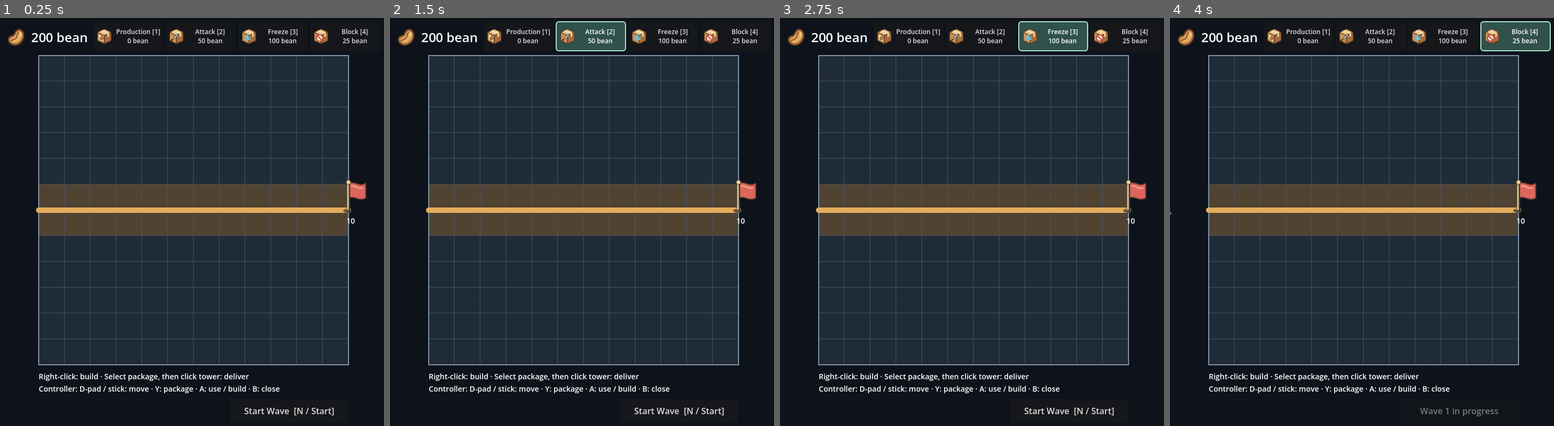
Above: before the commit, frames 1-4 (left to right).
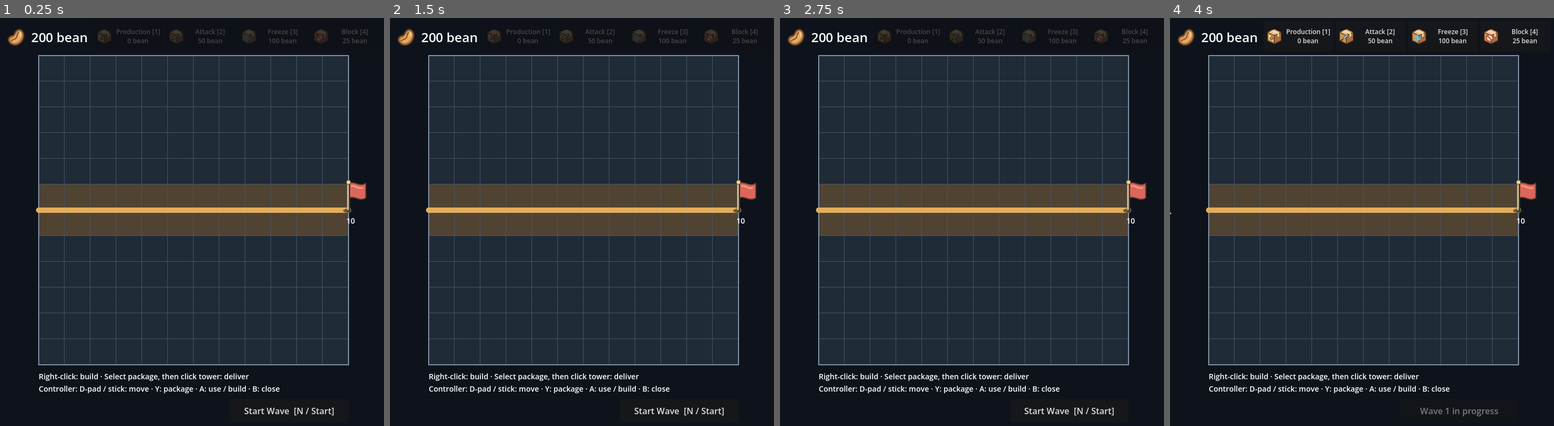
Above: after the commit, the same moments.

Repository: Charka123/GodotGame
Game: Godot game, scene res://scenes/main.tscn
Same seed, same stepped clock (60 frames per second), same inputs: the game is played once before the commit and once after it.
Inputs (mouse positions are in pixels of both pictures, inside the frame that each line leads up to):
- Up to frame 1 (0.25 s): no input
- Up to frame 2 (1.5 s): click (516, 34) at 0.5 s, where only the run before the commit has a clickable "Production [1] 0 bean"; click (589, 34) at 1.25 s, where only the run before the commit has a clickable "Attack [2] 50 bean"
- Up to frame 3 (2.75 s): click (1052, 34) at 2 s, where only the run before the commit has a clickable "Freeze [3] 100 bean"
- Up to frame 4 (4 s): click (1515, 34) at 2.75 s, where only the run before the commit has a clickable "Block [4] 25 bean"; click "Start Wave [N / Start]" at 3.5 s

The runs differ from the first frame. In frame 1, 0.8% of the frame differs, in the area x 25-96%, y 2-7%; in frame 2, 2.0%, in the area x 25-96%, y 0-9%; in frame 3, 2.0%; in frame 4, 1.3%.

Commit message:
Implemented freeze package and attack package cooldown

Diff:
--- a/scenes/package_selector.tscn
+++ b/scenes/package_selector.tscn
@@ -59,7 +59,7 @@
 custom_minimum_size = Vector2(130, 56)
 layout_mode = 2
 size_flags_horizontal = 3
-tooltip_text = "Freeze: 100 bean. Select with 3; controller Y / Triangle cycles packages. Effect not implemented yet."
+tooltip_text = "Freeze: 100 bean. Passes right, then freezes all active mobs for 8 seconds. Cooldown: 20 seconds."
 theme_override_font_sizes/font_size = 12
 theme_override_constants/icon_max_width = 32
 theme_override_styles/pressed = SubResource("Style_selected")
--- a/scripts/package_delivery.gd
+++ b/scripts/package_delivery.gd
@@ -4,15 +4,16 @@
 signal package_resolved(package: StringName, cell: Vector2i)
 
 const PACKAGES := {
+	&"freeze": {"cost": 100, "icon": preload("res://assets/freeze_package.svg")},
 	&"attack": {"cost": 50, "icon": preload("res://assets/attack_package.svg")},
 	&"production": {"cost": 0, "icon": preload("res://assets/production_package.svg")},
 	&"block": {"cost": 25, "icon": preload("res://assets/block_package.svg")},
 }
 const PASS_SECONDS := 0.25
-const COOLDOWN_SECONDS := 15.0
+const COOLDOWN_SECONDS := {&"production": 15.0, &"block": 15.0, &"attack": 5.0, &"freeze": 20.0}
 
 var delivering := false
-var cooldowns: Dictionary = {&"production": 0.0, &"block": 0.0}
+var cooldowns: Dictionary = {&"production": 0.0, &"block": 0.0, &"attack": 0.0, &"freeze": 0.0}
 
 @onready var board = $"../GridBoard/TowerPlacement"
 @onready var selector = $"../HUD/PackageSelector"
@@ -34,6 +35,8 @@
 
 
 func deliver_package(package: StringName, cell: Vector2i) -> void:
+	if not $"../WaveController".active or $"../GridBoard/GoalFlag".is_defeated:
+		return
 	if delivering or not PACKAGES.has(package) or not board.occupied_cells.has(cell):
 		return
 	if cooldowns.get(package, 0.0) > 0.0:
@@ -43,8 +46,8 @@
 	delivering = true
 	selector.clear_selection()
 	if cooldowns.has(package):
-		cooldowns[package] = COOLDOWN_SECONDS
-		selector.update_cooldown(package, COOLDOWN_SECONDS)
+		cooldowns[package] = COOLDOWN_SECONDS[package]
+		selector.update_cooldown(package, cooldowns[package])
 	if package == &"block":
 		board.occupied_cells[cell].apply_block()
 		delivering = false
@@ -69,6 +72,8 @@
 		cell = next_cell
 	var tower = board.occupied_cells[cell]
 	match package:
+		&"freeze":
+			$"../WaveController".apply_freeze()
 		&"attack":
 			$"../WaveController".apply_attack(cell.x)
 		&"production":
--- a/scripts/package_selector.gd
+++ b/scripts/package_selector.gd
@@ -6,6 +6,7 @@
 var selected_package: StringName = &""
 var original_labels: Dictionary = {}
 var cooldown_remaining: Dictionary = {}
+var wave_active := false
 
 
 func clear_selection() -> void:
@@ -21,6 +22,14 @@
 		original_labels[button] = button.text
 		button.toggled.connect(_on_package_toggled.bind(button))
 	Economy.beans_changed.connect(_on_beans_changed)
+	var wave = get_node("../../WaveController")
+	wave.active_changed.connect(_on_wave_active_changed)
+	wave_active = wave.active
+	_refresh_buttons()
+
+
+func _on_wave_active_changed(in_progress: bool) -> void:
+	wave_active = in_progress
 	_refresh_buttons()
 
 
@@ -37,7 +46,7 @@
 	for button in package_buttons:
 		var package := StringName(button.name.to_lower())
 		var remaining: float = cooldown_remaining.get(package, 0.0)
-		button.disabled = remaining > 0.0 or Economy.beans < PACKAGE_COSTS[package]
+		button.disabled = not wave_active or remaining > 0.0 or Economy.beans < PACKAGE_COSTS[package]
 		button.modulate = Color(0.55, 0.55, 0.55) if button.disabled else Color.WHITE
 		button.text = "%s\n%ds" % [button.name, ceili(remaining)] if remaining > 0.0 else original_labels[button]
 		if button.disabled and button.button_pressed:
--- a/scripts/rat.gd
+++ b/scripts/rat.gd
@@ -6,14 +6,28 @@
 const SPEED := 48.0 / 3.0
 var health := MAX_HEALTH
 var finished := false
+var freeze_remaining := 0.0
 
 
 func advance(delta: float) -> void:
 	if finished:
 		return
+	if freeze_remaining > 0.0:
+		var frozen_time := minf(delta, freeze_remaining)
+		freeze_remaining = maxf(0.0, freeze_remaining - frozen_time)
+		delta -= frozen_time
+		if freeze_remaining == 0.0:
+			modulate = Color.WHITE
 	position.x += SPEED * delta
 	if position.x >= 576.0:
 		_finish(true)
+
+
+func freeze(duration: float) -> void:
+	if finished:
+		return
+	freeze_remaining = maxf(freeze_remaining, duration)
+	modulate = Color(0.45, 0.8, 1.0)
 
 
 func take_damage(amount: int) -> void:
--- a/scripts/wave_controller.gd
+++ b/scripts/wave_controller.gd
@@ -1,5 +1,7 @@
 extends Node
 ## Only wave one is defined. Future waves can reuse the button and rat scene.
+
+signal active_changed(in_progress: bool)
 
 const RAT = preload("res://scenes/rat.tscn")
 const MOB_COUNT := 5
@@ -25,6 +27,7 @@
 	if active or completed or flag.is_defeated:
 		return
 	active = true
+	active_changed.emit(true)
 	remaining = MOB_COUNT
 	button.disabled = true
 	button.text = "Wave 1 in progress"
@@ -58,6 +61,7 @@
 		flag.register_mob_passed()
 	if remaining == 0:
 		active = false
+		active_changed.emit(false)
 		completed = true
 		button.text = "Wave 1 complete"
 		button.tooltip_text = "No further waves defined yet."
@@ -71,3 +75,8 @@
 		var distance := absi(mob_column - column)
 		if distance <= 1:
 			mob.take_damage(20 if distance == 0 else 10)
+
+
+func apply_freeze() -> void:
+	for mob in mobs.get_children():
+		mob.freeze(8.0)
--- /dev/null
+++ b/tests/freeze_test.gd
@@ -0,0 +1,53 @@
+extends SceneTree
+
+
+func _initialize() -> void:
+	call_deferred("_run")
+
+
+func _run() -> void:
+	var main = load("res://scenes/main.tscn").instantiate()
+	root.add_child(main)
+	await process_frame
+	var wave = main.get_node("WaveController")
+	var delivery = main.get_node("PackageDelivery")
+	var board = main.get_node("GridBoard/TowerPlacement")
+	var mobs = main.get_node("GridBoard/Mobs")
+	var selector = main.get_node("HUD/PackageSelector")
+	var economy = root.get_node("Economy")
+	wave.set_process(false)
+	delivery.set_process(false)
+	for column in [0, 1]:
+		board.menu_cell = Vector2i(column, 0)
+		board._place_tower()
+	wave.start_wave()
+	wave._process(6.0)
+	delivery.deliver_package(&"freeze", Vector2i.ZERO)
+	assert(economy.beans == 0 and delivery.cooldowns[&"freeze"] == 20.0)
+	await create_timer(0.3).timeout
+	for mob in mobs.get_children():
+		assert(mob.freeze_remaining == 0.0, "No effect while passing")
+	await delivery.package_resolved
+	for mob in mobs.get_children():
+		assert(mob.freeze_remaining == 8.0)
+		var start: float = mob.position.x
+		mob.advance(7.5)
+		assert(mob.position.x == start)
+		mob.take_damage(10)
+		assert(mob.health == 15 and mob.freeze_remaining == 0.5)
+		mob.advance(1.0)
+		assert(is_equal_approx(mob.position.x, start + 8.0))
+		assert(mob.freeze_remaining == 0.0 and mob.modulate == Color.WHITE)
+	economy.add_beans(100)
+	delivery.deliver_package(&"freeze", Vector2i.ZERO)
+	assert(not delivery.delivering and economy.beans == 100)
+	delivery._process(19.0)
+	assert(selector.get_node("Freeze").disabled)
+	delivery._process(1.0)
+	assert(not selector.get_node("Freeze").disabled)
+	await delivery.deliver_package(&"freeze", Vector2i.ZERO)
+	assert(economy.beans == 0)
+	for mob in mobs.get_children():
+		assert(mob.freeze_remaining == 8.0)
+	print("PASS: Freeze cost, passing, all mobs frozen 8 seconds, damage while frozen, thaw movement, 20-second cooldown and reuse")
+	quit()
--- a/tests/package_delivery_test.gd
+++ b/tests/package_delivery_test.gd
@@ -22,6 +22,7 @@
 		board.menu_cell = Vector2i(column, 0)
 		board._place_tower()
 	assert(economy.beans == 0)
+	main.get_node("WaveController").start_wave()
 	selector.get_node("Production").button_pressed = true
 	board.selected_cell = Vector2i.ZERO
 	var accept := InputEventJoypadButton.new()
@@ -75,7 +76,7 @@
 	assert(endpoints.back() == Vector2i(4, 0), "A lone endpoint resolves locally")
 	var balance: int = economy.beans
 	delivery.deliver_package(&"production", Vector2i(5, 0))
-	delivery.deliver_package(&"freeze", Vector2i.ZERO)
+	delivery.deliver_package(&"unknown", Vector2i.ZERO)
 	assert(not delivery.delivering)
 	assert(economy.beans == balance)
 	economy.beans = 24
--- a/tests/wave_attack_test.gd
+++ b/tests/wave_attack_test.gd
@@ -13,10 +13,26 @@
 	var mobs = main.get_node("GridBoard/Mobs")
 	var board = main.get_node("GridBoard/TowerPlacement")
 	var delivery = main.get_node("PackageDelivery")
+	delivery.set_process(false)
 	var economy = root.get_node("Economy")
+	var selector = main.get_node("HUD/PackageSelector")
 	wave.set_process(false)
 	assert(mobs.get_child_count() == 0)
+	# Building is allowed before a wave; packages are not.
+	board.menu_cell = Vector2i.ZERO
+	board._place_tower()
+	assert(board.occupied_cells.has(Vector2i.ZERO))
+	assert(economy.beans == 150)
+	for button in selector.package_buttons:
+		assert(button.disabled)
+	for package in [&"production", &"block", &"attack"]:
+		delivery.deliver_package(package, Vector2i.ZERO)
+	assert(not delivery.delivering and economy.beans == 150)
+	assert(delivery.cooldowns[&"production"] == 0.0)
+	assert(delivery.cooldowns[&"block"] == 0.0)
 	main.get_node("HUD/WaveButton").pressed.emit()
+	assert(not selector.get_node("Production").disabled)
+	assert(not selector.get_node("Block").disabled)
 	assert(wave.active and wave.spawned == 1)
 	assert(main.get_node("HUD/WaveButton").disabled)
 	wave.start_wave()
@@ -29,7 +45,7 @@
 	wave._process(3.0)
 	assert(is_equal_approx(mobs.get_child(0).position.x, 48.0))
 	# Two towers make Attack pass from column 0 to column 1.
-	for column in [0, 1]:
+	for column in [1]:
 		board.menu_cell = Vector2i(column, 0)
 		board._place_tower()
 	var positions := [12.0, 60.0, 84.0, 108.0, 156.0]
@@ -44,6 +60,13 @@
 	var expected := [15, 5, 5, 15, 25]
 	for i in range(5):
 		assert(mobs.get_child(i).health == expected[i])
+	assert(delivery.cooldowns[&"attack"] == 5.0)
+	delivery.deliver_package(&"attack", Vector2i.ZERO)
+	assert(not delivery.delivering and economy.beans == 50)
+	delivery._process(4.9)
+	assert(selector.get_node("Attack").disabled)
+	delivery._process(0.1)
+	assert(not selector.get_node("Attack").disabled)
 	await delivery.deliver_package(&"attack", Vector2i.ZERO)
 	await process_frame
 	assert(economy.beans == 0)
@@ -53,5 +76,18 @@
 	assert(wave.completed and not wave.active)
 	assert(main.get_node("GridBoard/GoalFlag").mobs_passed == 3)
 	assert(main.get_node("GridBoard/GoalFlag/Counter").text == "7")
+	for button in selector.package_buttons:
+		assert(button.disabled)
+	economy.add_beans(100)
+	delivery._process(15.0)
+	for button in selector.package_buttons:
+		assert(button.disabled, "Money and cooldown expiry cannot enable packages between waves")
+	delivery.deliver_package(&"production", Vector2i.ZERO)
+	delivery.deliver_package(&"block", Vector2i.ZERO)
+	assert(not delivery.delivering and economy.beans == 100)
+	board.menu_cell = Vector2i(2, 0)
+	board._place_tower()
+	assert(board.occupied_cells.has(Vector2i(2, 0)))
+	assert(economy.beans == 50)
 	print("PASS: wave button, five rats, health, speed, spacing, passing Attack damage, multiple targets, costs, kills, escapes, completion")
 	quit()
Not shown, added: tests/freeze_test.gd.uid
